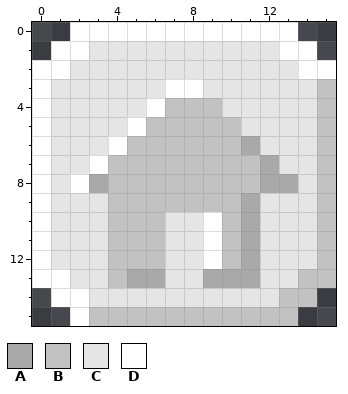
Pixel-art file -- Assets/Sprites/home.aseprite. Above, as it was before the edit.
16x16 pixels, 1 frame.
Visible layers, top first: "Layer 5", "Layer 3".
Palette (. is transparent): A #a9a9a9  B #c2c2c2  C #e5e5e5  D #ffffff
Pixels before, first column x 0:
 0 ..DDDDDDDDDDDD..
 1 .DDCCCCCCCCCCDD.
 2 DDCCCCCCCCCCCCDD
 3 DCCCCCCDDCCCCCCB
 4 DCCCCCDBBBCCCCCB
 5 DCCCCDBBBBBCCCCB
 6 DCCCDBBBBBBACCCB
 7 DCCDBBBBBBBBACCB
 8 DCDABBBBBBBBAACB
 9 DCCCBBBBBBBACCCB
10 DCCCBBBCCDBACCCB
11 DCCCBBBCCDBACCCB
12 DCCCBBBCCDBACCCB
13 DDCCBAACCAAACCBB
14 .DDCCCCCCCCCCBB.
15 ..DBBBBBBBBBBB..
After the commit:
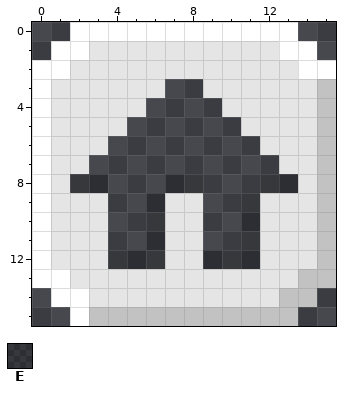
Colours new in this view: E #0000003a
Changes in this commit:
layer "Flattened" added
layer "Layer 3" removed
layer "Layer 5" removed
The author changed colour A to colour C in row 13 at x 5 to 6 and 9 to 11.
The author changed colour B to colour C in row 9 at x 7 to 8; in row 13 at x 4.
The author changed colour A to colour E in row 8 at x 3 and 12 to 13; in rows 9 to 12 at x 11.
The author changed colour B to colour E in row 8 at x 7 to 8; in rows 9 to 11 at x 6; in row 12 at x 4 to 6 and 10.
The author changed colour D to colour E in row 8 at x 2; in row 12 at x 9.
Colour A is removed in row 6 at x 11; in row 7 at x 12.
Colour B is removed in row 4 at x 7 to 9; in row 5 at x 6 to 10; in row 6 at x 5 to 10; in row 7 at x 4 to 11; in row 8 at x 4 to 6 and 9 to 11; in row 9 at x 4 to 5 and 9 to 10.
Colour B is removed in rows 10 to 11 at x 4 to 5 and 10.
Colour D is removed in row 3 at x 7 to 8; in row 4 at x 6; in row 5 at x 5; in row 6 at x 4; in row 7 at x 3; in rows 10 to 11 at x 9.
Boxes around the changes in both pictures, in picture pixels (x1, y1, x2, y2):
changed: (70, 79, 298, 288)
